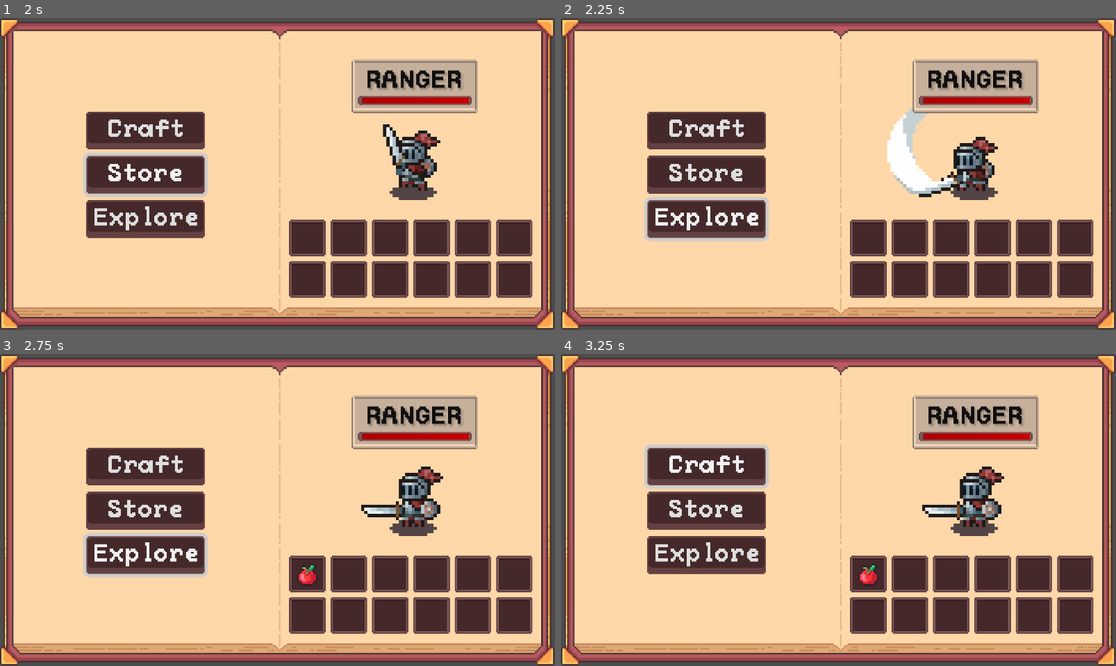
Above: before the commit, frames 1-4 (two rows, left to right).
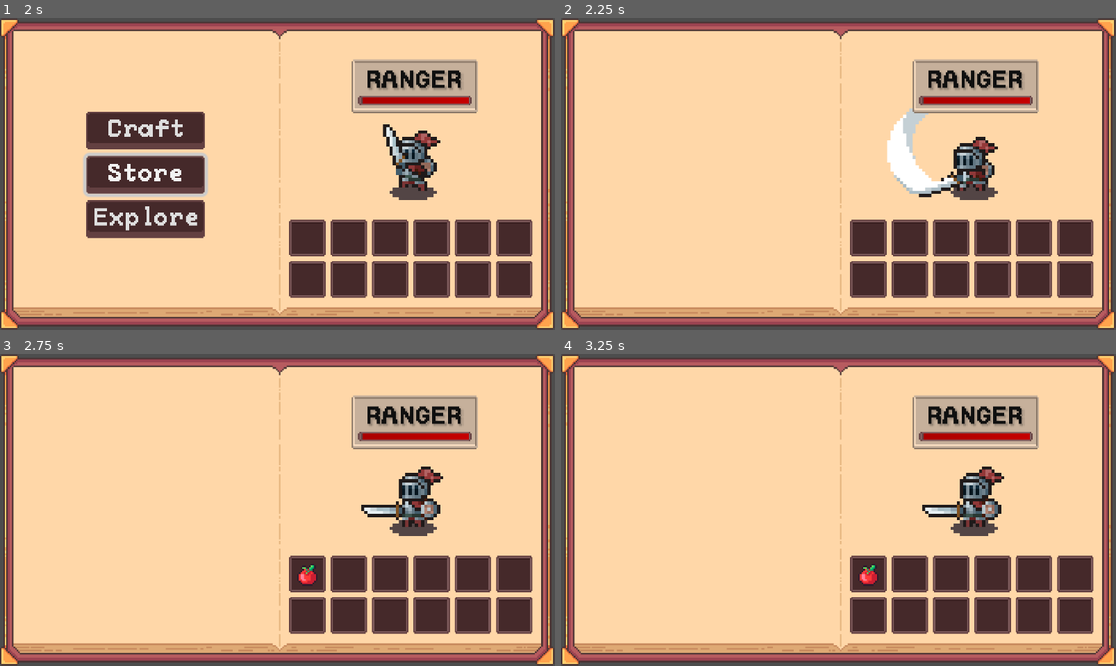
Above: after the commit, the same moments.

Repository: Blortlett/GodotIdle
Game: Godot game, scene res://Scenes/GuiNode.tscn
Same seed, same stepped clock (60 frames per second), same inputs: the game is played once before the commit and once after it.
Inputs (mouse positions are in pixels of both pictures, inside the frame that each line leads up to):
- Up to frame 1 (2 s): click "Craft" at 0.5 s; click "Store" at 1.25 s
- Up to frame 2 (2.25 s): click "Explore" at 2 s
- Up to frame 3 (2.75 s): no input
- Up to frame 4 (3.25 s): click (705, 466) at 2.75 s, where only the run before the commit has a clickable "Craft"

Frame 1 is identical in both runs. In frame 2, 8.4% of the frame differs, in the area x 15-38%, y 30-72%; in frame 3, 8.4%; in frame 4, 8.4%, in the area x 15-38%, y 28-71%.

Commit message:
UIController almost working, just small hold up with the state machine not giving out correct signal

Diff:
--- a/Scenes/GuiNode.tscn
+++ b/Scenes/GuiNode.tscn
@@ -10,6 +10,7 @@
 [ext_resource type="Resource" uid="uid://cthf622hxw7xg" path="res://Character/Characters/rWolf.tres" id="7_gc5i1"]
 [ext_resource type="Resource" uid="uid://dg3s05hoirm13" path="res://Character/Characters/rRanger.tres" id="8_4kpeb"]
 [ext_resource type="Script" uid="uid://bg0uiysd0i8ja" path="res://Scripts/GameManager/scrGameManager.gd" id="10_4kpeb"]
+[ext_resource type="Script" uid="uid://dho7oenng3gns" path="res://Scripts/scrUIController.gd" id="11_gc5i1"]
 
 [node name="Node" type="Node"]
 
@@ -35,3 +36,7 @@
 [node name="GameStateManager" type="Node" parent="."]
 script = ExtResource("10_4kpeb")
 metadata/_custom_type_script = "uid://bg0uiysd0i8ja"
+
+[node name="UIController" type="Node" parent="."]
+script = ExtResource("11_gc5i1")
+metadata/_custom_type_script = "uid://dho7oenng3gns"
--- a/Scripts/GameManager/scrGameManager.gd
+++ b/Scripts/GameManager/scrGameManager.gd
@@ -1,40 +1,38 @@
+# scrGameManager.gd - Signal-based version
 class_name GameStateManager
 extends Node
 
-@onready var HomeUI: Control = get_node("../InventoryUI/");
-@onready var DestinationUI: Control = get_node("../InventoryUI/BookLeftPageSprite/DestinationMenuUI");
-@onready var EnemyCharacterUI: Control = get_node("../InventoryUI/BookLeftPageSprite/CharacterDisplay");
+signal state_changed(state_name: String)
 
 var CurrentGameState: GameState = null
-
-var gameStates: Array[GameState] = [
-	HomeState.new(self),
-	DestinationMenuState.new(self),
-	ExploringState.new(self)
-]
-
+var gameStates: Array[GameState] = []
 
 func _ready() -> void:
-	# Initialize with the default state (Home)
-	ChangeState(HomeState.new(self))
+	gameStates = [
+		HomeState.new(self),
+		DestinationMenuState.new(self),
+		ExploringState.new(self)
+	]
+
+	ChangeState(gameStates[0])
 
 func ChangeState(new_state: GameState) -> void:
-	# Exit the current state if it exists
 	if CurrentGameState != null:
 		CurrentGameState.ExitState()
+		CurrentGameState.queue_free()
 
-	# Set and enter the new state
 	CurrentGameState = new_state
 	add_child(CurrentGameState)
 	CurrentGameState.EnterState()
 
+	# Emit signal with state class name
+	state_changed.emit(new_state.get_script().get_global_name())
 
-
-
-# Example state implementations
+# Simplified state implementations
 class HomeState extends GameState:
 	func EnterState() -> void:
 		print("Entered Home State")
+		# UI is handled by signal system
 
 	func ExitState() -> void:
 		print("Exited Home State")
@@ -53,9 +51,7 @@
 	func ExitState() -> void:
 		print("Exited Exploring State")
 
-
-
-# Swap to specific state functions
+# Swap functions remain the same
 func SwapToHomeState():
 	ChangeState(gameStates[0])
 
--- /dev/null
+++ b/Scripts/scrUIController.gd
@@ -0,0 +1,36 @@
+class_name UIController
+extends Node
+
+@onready var HomeUI: Control = get_node("../InventoryUI/BookLeftPageSprite/HomeMenuUI")
+@onready var DestinationUI: Control = get_node("../InventoryUI/BookLeftPageSprite/DestinationMenuUI")
+@onready var EnemyCharacterUI: Control = get_node("../InventoryUI/BookLeftPageSprite/CharacterDisplay")
+
+func _ready():
+	# Connect to state manager signals
+	var state_manager = get_node("../GameStateManager")
+	if state_manager:
+		state_manager.state_changed.connect(_on_state_changed)
+
+	hide_all_uis()
+	HomeUI.visible = true;
+
+func hide_all_uis():
+	HomeUI.visible = false
+	DestinationUI.visible = false
+	EnemyCharacterUI.visible = false
+
+func _on_state_changed(state_name: String):
+	hide_all_uis()  # Hide all first
+	print_debug(state_name);
+	match state_name:
+		"HomeState":
+			HomeUI.visible = true
+			print_debug("Showing Home Menu");
+		"DestinationMenuState":
+			DestinationUI.visible = true
+			print_debug("Showing Destination Menu");
+		"ExploringState":
+			EnemyCharacterUI.visible = true
+			print_debug("Showing Combat Zone");
+		_:
+			print_debug("Broke ass broken state fuck")
Not shown: 1 places in Scenes/GuiNode.tscn that only renumber resources
Not shown, added: Scripts/scrUIController.gd.uid
